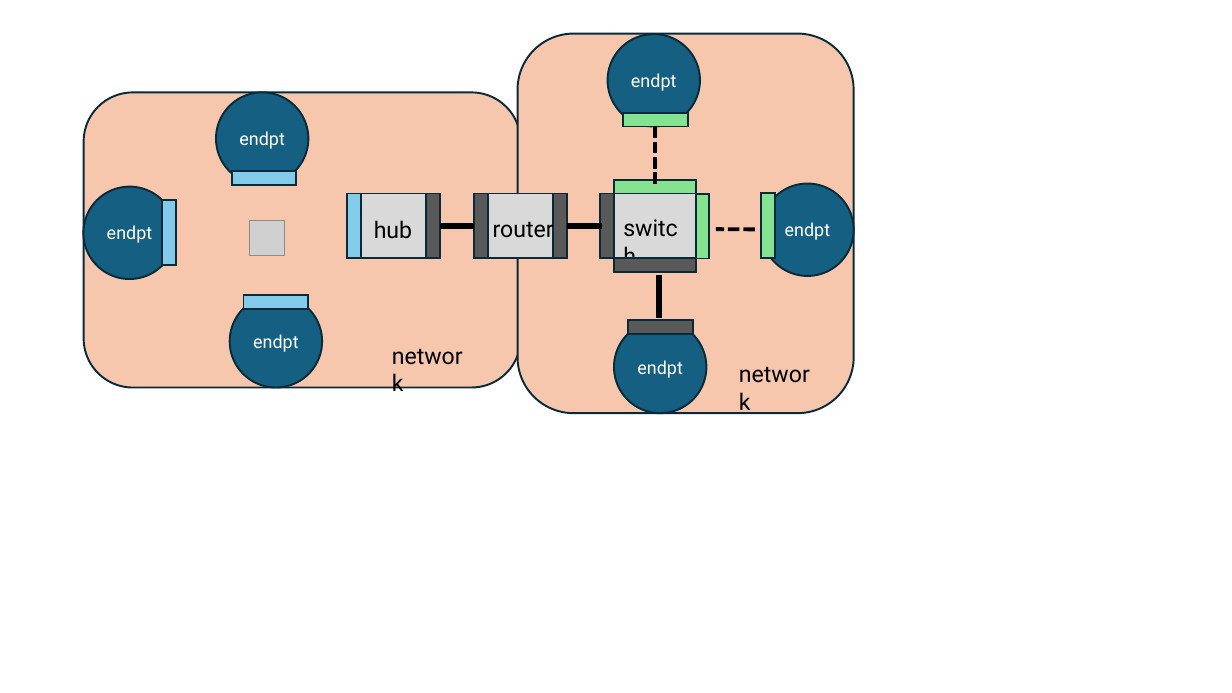
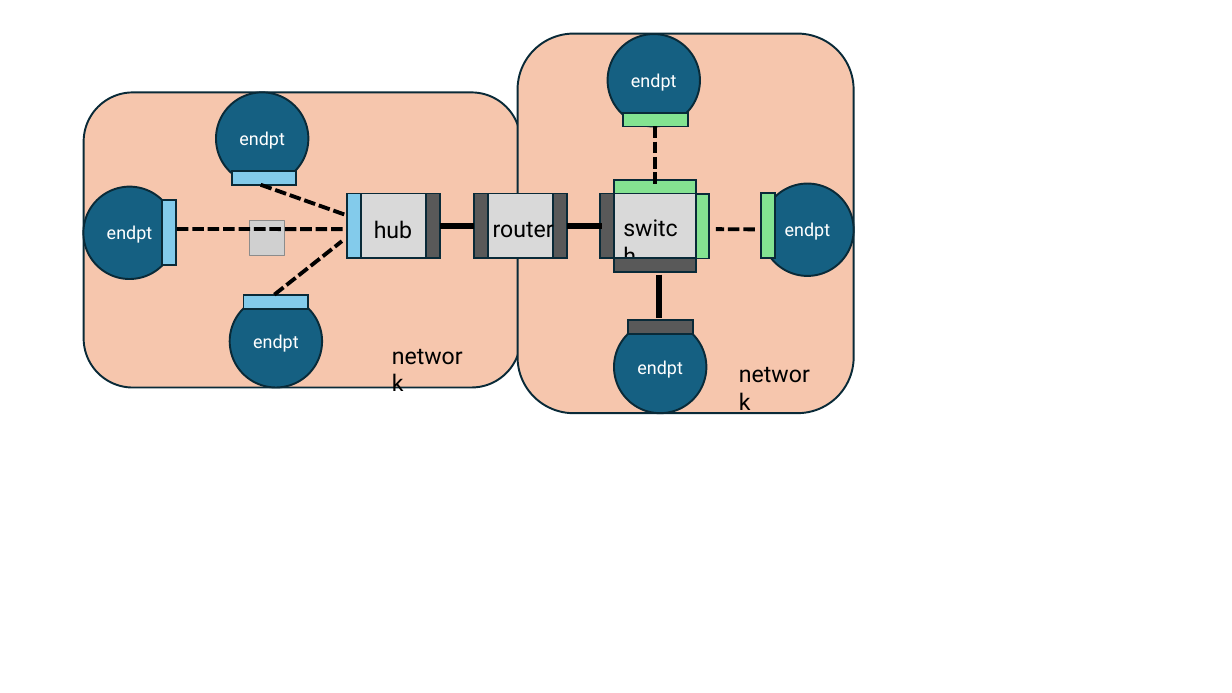
Before and after one commit to ITI/mrnes, a slide deck: slide 1 of docs/images/network.pptx. Drawn at 1232x693 pixels with LibreOffice and Linux fonts; fonts in the diff are those of the drawing; grey boxes stand for pictures. Boxes give left, top, right and bottom in pixels: in the first picture for what was removed or moved away, otherwise in the second. Text is boxed around its words. In the diff, an @@ line names an element or a change of style, - is before the commit and + after.

```diff
--- a/docs/images/network.pptx
+++ b/docs/images/network.pptx
@@ line added from (261, 185) to (348, 215), #000000 3 pt dashed @@
@@ line added from (177, 229) to (345, 229), #000000 3 pt dashed @@
@@ line added from (274, 295) to (342, 241), #000000 3 pt dashed @@
```
Also in this commit, not shown: 1 slide added, 11 other files.
